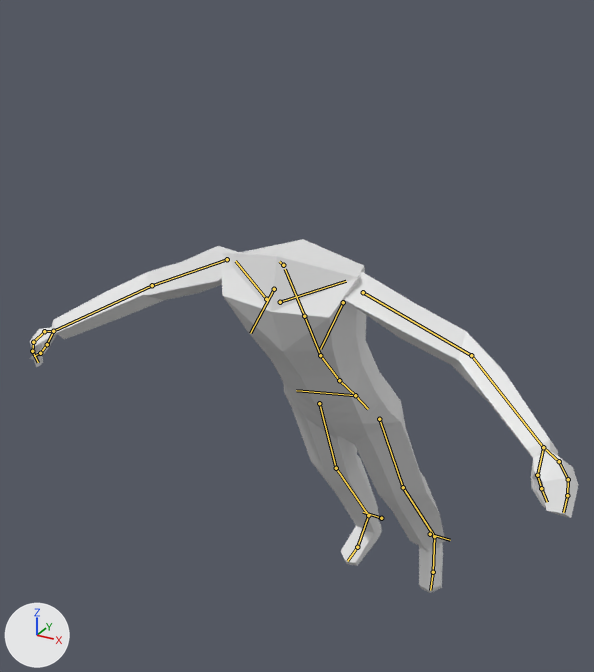
One commit to the Blender file salemstalker/Assets/cutscenes/cursed_p3.blend: the scene before it, then after it.
Camera for both pictures: a 50 mm lens placed at (0.867, -1.864, 1.762), pointed at (-0.147, -0.02, 0.84). Arrows for +X, +Y and +Z are at lower left; the lights stay in place. The older version comes first. Both versions are drawn at frame 144 of the action 'metarig.001Action'; the numbers are the values there. The bones that change, and the others that lie on the model, are drawn over the model as lines.
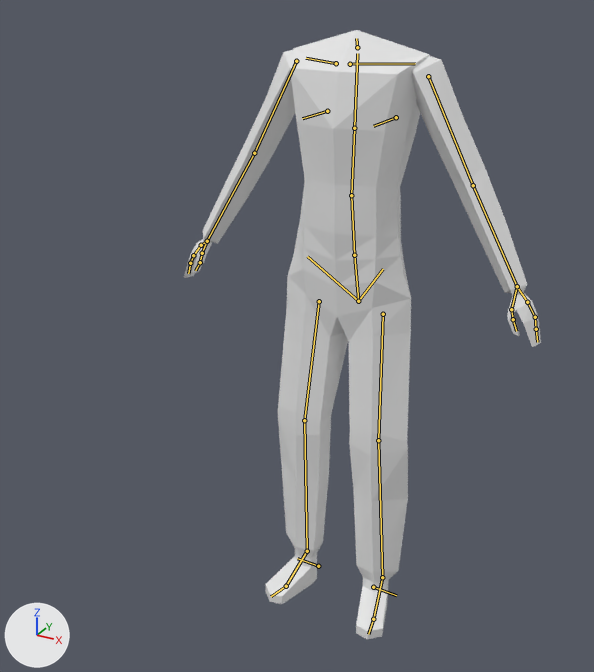
The edits, one by one:
Bone 'spine' (bone_spine) moves from (0.0, -0.283, 0.073) to (0.0, 0.0, 0.0).
Bone 'spine' (bone_spine) turns from (34, 0, 0) to (0, 0, 0) degrees about its own x, y and z.
Bone 'upper_arm.L' (bone_upper_arm_l) turns from (21, -34, 33) to (0, 0, 0) degrees about its own x, y and z.
Bone 'forearm.L' (bone_forearm_l) turns from (27, 4, -9) to (0, 0, 0) degrees about its own x, y and z.
Bone 'hand.L.003' (bone_hand_l_003) turns from (0, 0, -12) to (0, 0, 0) degrees about its own x, y and z.
Bone 'hand.L.001' (bone_hand_l_001) turns from (0, 2, -12) to (0, 0, 0) degrees about its own x, y and z.
Bone 'hand.L.002' (bone_hand_l_002) turns from (-1, 2, -12) to (0, 0, 0) degrees about its own x, y and z.
Bone 'forearm.L.001' (bone_forearm_l_001) turns from (-3, -1, -5) to (0, 0, 0) degrees about its own x, y and z.
Bone 'forearm.L.003' (bone_forearm_l_003) turns from (-1, 4, -4) to (0, 0, 0) degrees about its own x, y and z.
Bone 'upper_arm.R' (bone_upper_arm_r) turns from (15, 18, -34) to (0, 0, 0) degrees about its own x, y and z.
Bone 'forearm.R' (bone_forearm_r) turns from (24, 6, 6) to (0, 0, 0) degrees about its own x, y and z.
Bone 'hand.R.003' (bone_hand_r_003) turns from (0, 0, 23) to (0, 0, 0) degrees about its own x, y and z.
Bone 'hand.R.002' (bone_hand_r_002) turns from (0, 1, 23) to (0, 0, 0) degrees about its own x, y and z.
Bone 'hand.R.001' (bone_hand_r_001) turns from (0, -2, 23) to (0, 0, 0) degrees about its own x, y and z.
Bone 'forearm.R.001' (bone_forearm_r_001) turns from (0, 0, 7) to (0, 0, 0) degrees about its own x, y and z.
Bone 'forearm.R.003' (bone_forearm_r_003) turns from (-28, 0, 0) to (0, 0, 0) degrees about its own x, y and z.

Where the change shows, as pixel boxes (x1, y1, x2, y2) in the pictures (594 x 672 px):
'Cube.001', posed (27% narrower, 72% taller): before (220, 239, 445, 593); after (266, 30, 429, 639)
'Cube.003', posed (35% narrower, 9% taller): before (29, 246, 578, 518); after (184, 50, 541, 347)
bone 'spine', root to tip: before (355, 395) to (339, 380); after (358, 301) to (354, 255)
bone 'upper_arm.L', root to tip: before (363, 292) to (471, 355); after (428, 76) to (473, 185)
bone 'forearm.L', root to tip: before (471, 355) to (543, 447); after (473, 185) to (517, 286)
bone 'hand.L.003', root to tip: before (559, 461) to (568, 479); after (527, 302) to (535, 317)
bone 'hand.L.001', root to tip: before (568, 479) to (567, 495); after (535, 317) to (536, 329)
bone 'hand.L.002', root to tip: before (567, 495) to (563, 512); after (536, 329) to (537, 342)
bone 'forearm.L.001', root to tip: before (543, 447) to (537, 475); after (517, 286) to (511, 309)
bone 'forearm.L.003', root to tip: before (541, 488) to (547, 502); after (513, 319) to (516, 331)
bone 'upper_arm.R', root to tip: before (227, 259) to (152, 285); after (296, 61) to (254, 153)
bone 'forearm.R', root to tip: before (152, 285) to (53, 331); after (254, 153) to (207, 241)
bone 'hand.R.003', root to tip: before (44, 331) to (33, 342); after (201, 245) to (193, 255)
bone 'hand.R.002', root to tip: before (33, 342) to (32, 351); after (193, 255) to (190, 263)
bone 'hand.R.001', root to tip: before (32, 351) to (38, 362); after (190, 263) to (188, 273)
bone 'forearm.R.001', root to tip: before (53, 331) to (47, 344); after (207, 241) to (202, 253)
bone 'forearm.R.003', root to tip: before (40, 353) to (34, 356); after (200, 262) to (195, 270)
